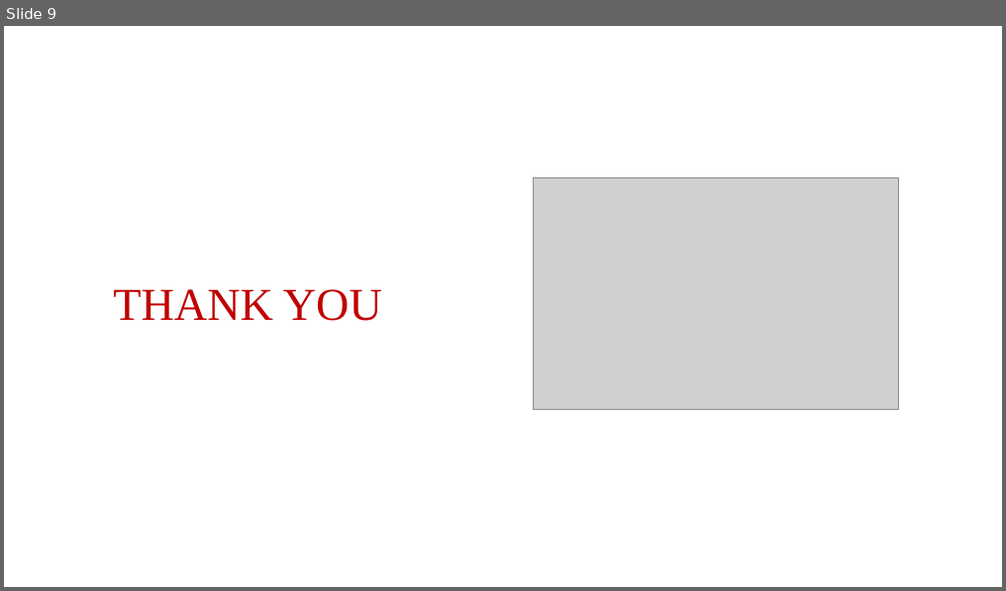
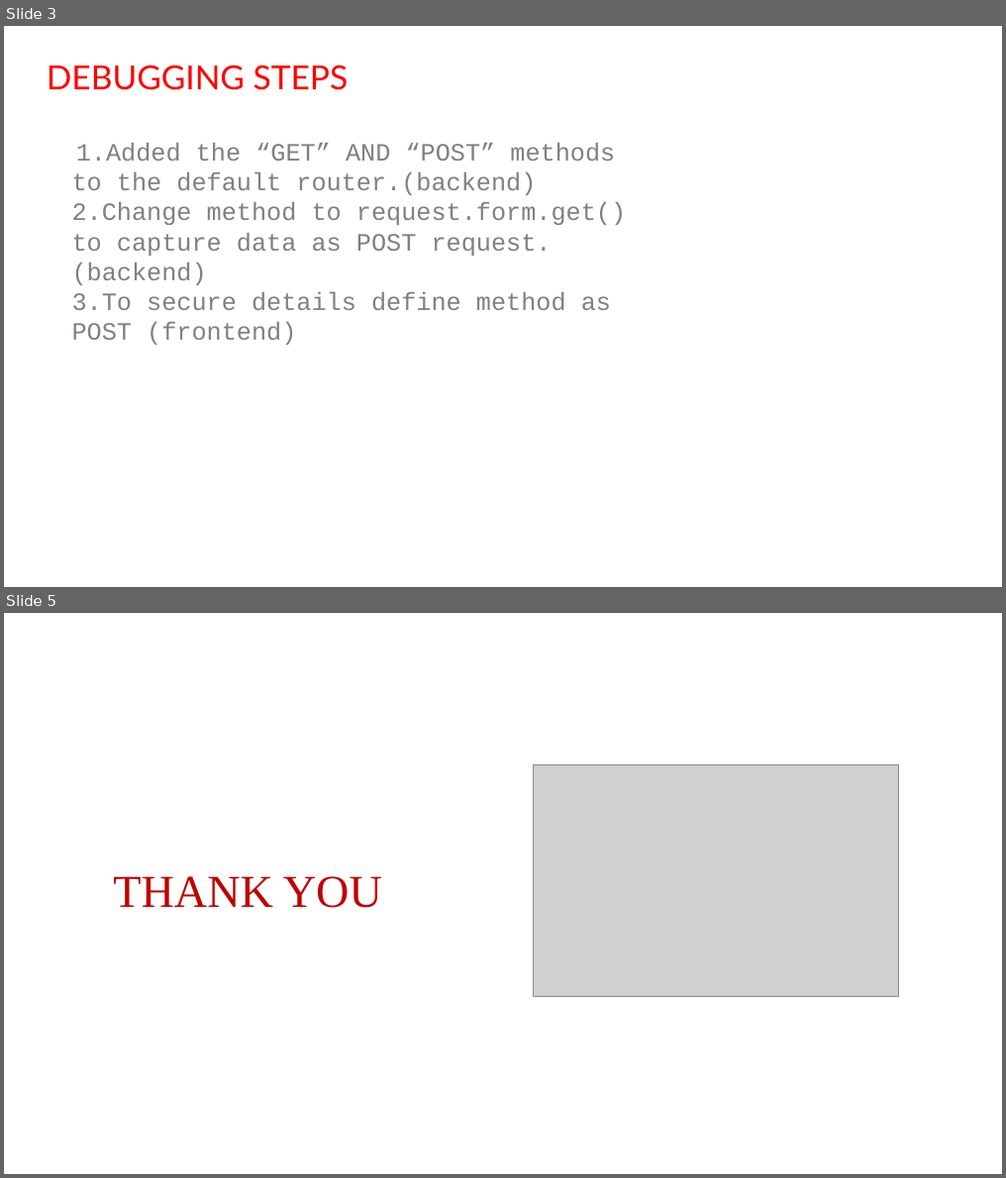
Before and after one commit to aleenaj23/Innomatics, a slide deck: Innomatics_Project_Report_Template with EDA_Project_Student_Template (1).pptx. Shown one above the other, each under a label of ours: slide 9 before the commit, slides 3 and 5 after it; the slides between them are not shown. The pictures are 1006x591 and 1006x1178 pixels, drawn with LibreOffice and Linux fonts; fonts in the diff are those of the drawing; grey boxes stand for pictures; background and template pictures are left out. Boxes give left, top, right and bottom in pixels: in the first picture for what was removed or moved away, otherwise in the second. Text is boxed around its words. In the diff, an @@ line names an element or a change of style, - is before the commit and + after.

```diff
--- a/Innomatics_Project_Report_Template with EDA_Project_Student_Template (1).pptx
+++ b/Innomatics_Project_Report_Template with EDA_Project_Student_Template (1).pptx
@@ slide 3 added at (4,26,1002,587), background #FFFFFF @@
@@ text added at (47,65,349,90), 32 pt, text #FF0000 @@
+DEBUGGING STEPS
@@ text added at (72,143,626,310), 24 pt, text #808080 @@
+1.Added the “GET” AND “POST” methods to the default router.(backend)
+2.Change method to request.form.get() to capture data as POST request.(backend)
+3.To secure details define method as POST (frontend)
@@ what was slide 9 is now slide 5 @@
```
Also in this commit, not shown: 1 slide changed, 2 other slides added, 7 slides removed, 2 other files.
